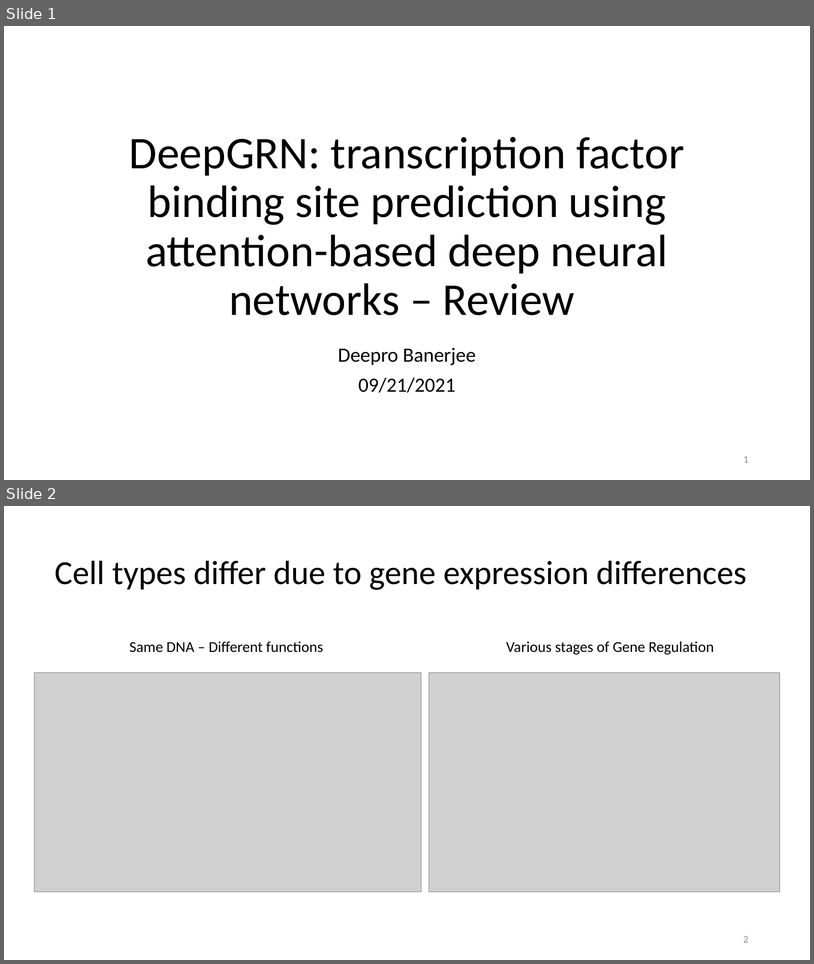
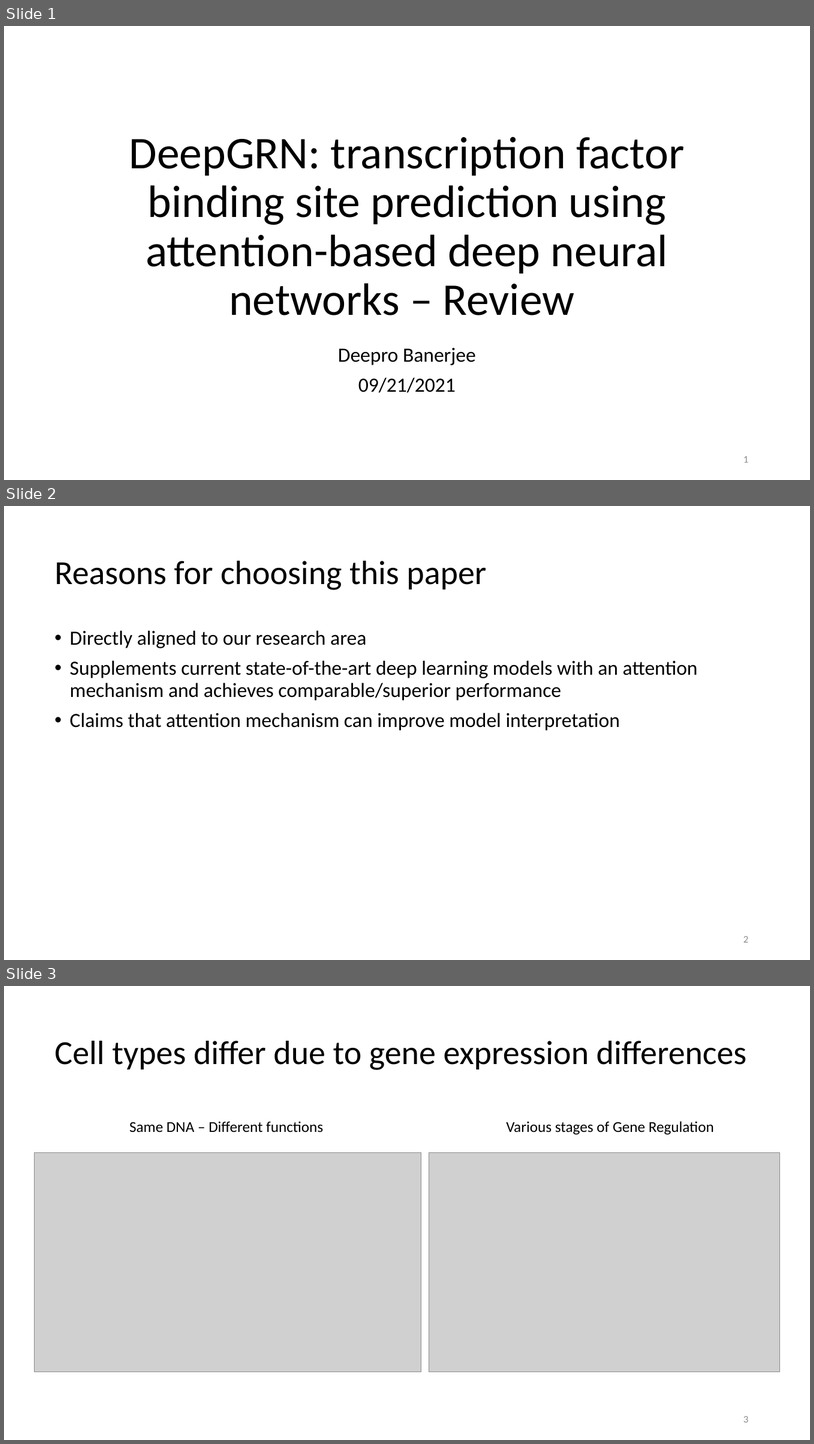
Before and after one commit to deeprob/JournalClub, a slide deck: Sep21/DeepGRN_092121.pptx. Shown one above the other, each under a label of ours: slides 1 and 2 before the commit, slides 1, 2 and 3 after it. The pictures are 814x964 and 814x1444 pixels, drawn with LibreOffice and Linux fonts; fonts in the diff are those of the drawing; grey boxes stand for pictures. Boxes give left, top, right and bottom in pixels: in the first picture for what was removed or moved away, otherwise in the second. Text is boxed around its words. In the diff, an @@ line names an element or a change of style, - is before the commit and + after.

```diff
--- a/Sep21/DeepGRN_092121.pptx
+++ b/Sep21/DeepGRN_092121.pptx
@@ slide 2 added at bbox=[4, 506, 810, 960], background #FFFFFF @@
@@ title added at bbox=[54, 561, 486, 590], 40 pt, text #000000 @@
+Reasons for choosing this paper
@@ text added at bbox=[70, 630, 698, 730], 24 pt, text #000000 @@
+• Directly aligned to our research area
+• Supplements current state-of-the-art deep learning models with an attention mechanism and achieves comparable/superior performance
+• Claims that attention mechanism can improve model interpretation
@@ page number added at bbox=[744, 936, 749, 942], 12 pt, text #8C8C8C @@
+2
@@ what was slide 2 is now slide 3 @@
@@ page number at bbox=[744, 1416, 749, 1422]: text changed @@
-2
+3
```
Also in this commit, not shown: 2 slides changed.
